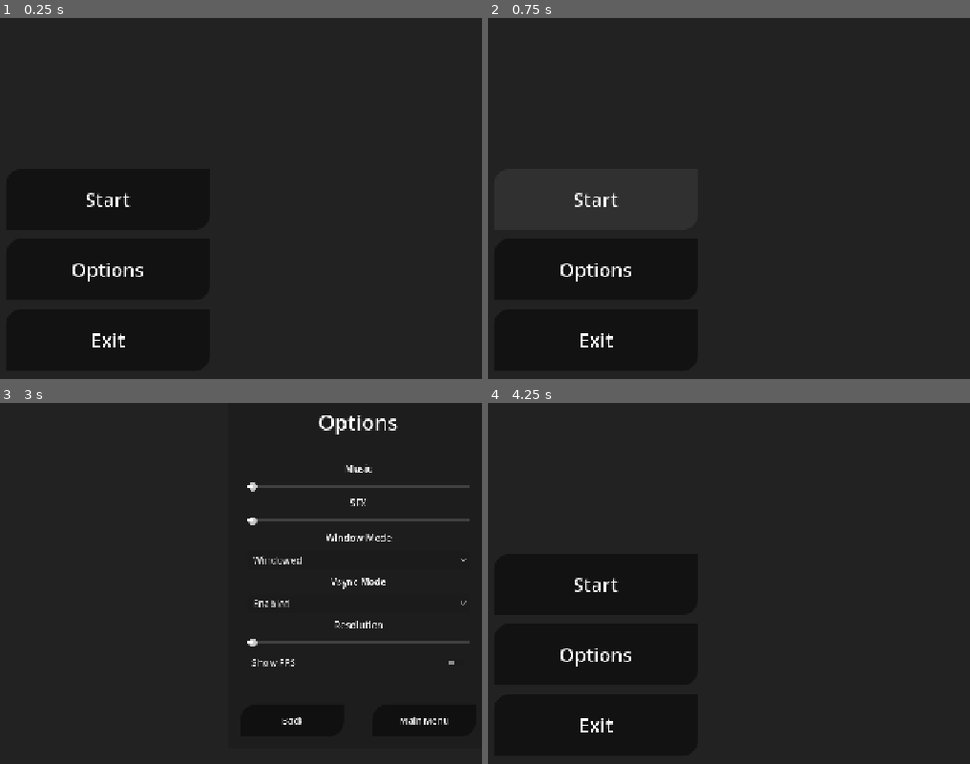
Above: before the commit, frames 1-4 (two rows, left to right).
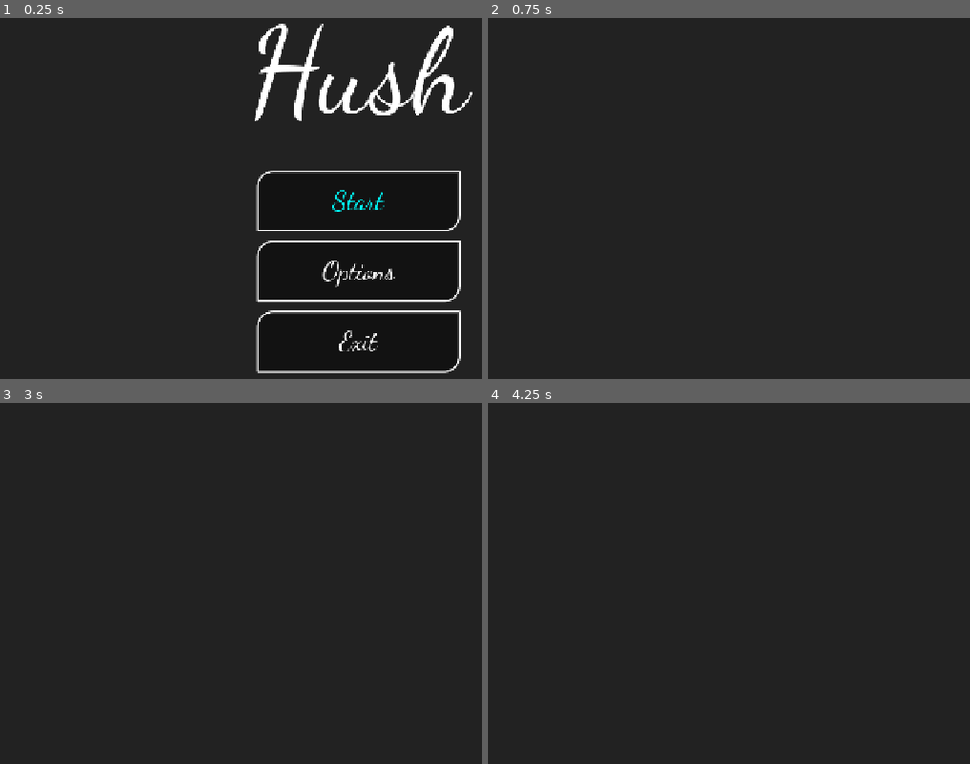
Above: after the commit, the same moments.

Repository: RINADZ-droid/HushRepo
Game: Godot game, scene res://scenes/menus/main_menu.tscn
The game is run twice, just before and just after one commit, with the same random seed, the same clock (stepped at 60 frames per second) and the same inputs.
Inputs (mouse positions are in pixels of both pictures, inside the frame that each line leads up to):
- Up to frame 1 (0.25 s): no input
- Up to frame 2 (0.75 s): click "Start" at 0.5 s
- Up to frame 3 (3 s): click (106, 583) at 1.25 s, where only the run before the commit has a clickable "Start"; click (106, 583) at 2 s, where only the run before the commit has a clickable "Start"; click (106, 655) at 2.75 s, where only the run before the commit has a clickable "Options"
- Up to frame 4 (4.25 s): click (912, 720) at 3.5 s, where only the run before the commit has a clickable "Main Menu"

The runs differ from the first frame. In frame 1, 5.9% of the frame differs, in the area x 15-99%, y 1-99%; in frame 2, 0.5%; in frame 3, 2.4%; in frame 4, 0.5%.

Commit message:
MainMenu

Diff:
--- a/project.godot
+++ b/project.godot
@@ -28,6 +28,10 @@
 window/size/viewport_height=720
 window/stretch/mode="canvas_items"
 
+[gui]
+
+theme/custom_font="uid://wljcvohcp0s3"
+
 [input]
 
 Pause={
@@ -35,6 +39,11 @@
 "events": [Object(InputEventKey,"resource_local_to_scene":false,"resource_name":"","device":-1,"window_id":0,"alt_press …(195 unchanged characters)…
 ]
 }
+Reload={
+"deadzone": 0.2,
+"events": [Object(InputEventKey,"resource_local_to_scene":false,"resource_name":"","device":-1,"window_id":0,"alt_pressed":false,"shift_pressed":true,"ctrl_pressed":false,"meta_pressed":false,"pressed":false,"keycode":0,"physical_keycode":82,"key_label":0,"unicode":82,"location":0,"echo":false,"script":null)
+]
+}
 
 [rendering]
 
--- a/scenes/Globals/info_ui.tscn
+++ b/scenes/Globals/info_ui.tscn
@@ -6,9 +6,9 @@
 script = ExtResource("1_dqjmy")
 
 [node name="Label" type="Label" parent="."]
-offset_left = 25.0
-offset_top = 25.0
-offset_right = 194.0
-offset_bottom = 87.0
+offset_right = 169.0
+offset_bottom = 62.0
+theme_override_colors/font_color = Color(1, 1, 0, 1)
 theme_override_font_sizes/font_size = 25
+horizontal_alignment = 1
 vertical_alignment = 1
--- a/scenes/Globals/options_panel.tscn
+++ b/scenes/Globals/options_panel.tscn
@@ -1,31 +1,56 @@
-[gd_scene load_steps=10 format=3 uid="uid://cksuy4qgkjcad"]
+[gd_scene load_steps=12 format=3 uid="uid://cksuy4qgkjcad"]
 
 [ext_resource type="Script" uid="uid://dajutvj2fechj" path="res://scripts/main_menu/options_panel.gd" id="1_bjbrc"]
 [ext_resource type="Script" uid="uid://d1t416shi3his" path="res://scripts/main_menu/options_panel_button_control.gd" id="2_yx3eo"]
 
+[sub_resource type="StyleBoxFlat" id="StyleBoxFlat_bjbrc"]
+bg_color = Color(0, 0, 0, 0.196078)
+border_width_left = 5
+border_width_top = 5
+border_width_right = 5
+border_width_bottom = 5
+corner_radius_top_left = 25
+corner_radius_bottom_right = 25
+
 [sub_resource type="StyleBoxEmpty" id="StyleBoxEmpty_chqbf"]
 
 [sub_resource type="StyleBoxFlat" id="StyleBoxFlat_46teh"]
 bg_color = Color(0, 0, 0, 0.45098)
-border_color = Color(0, 0, 0, 1)
+border_width_left = 3
+border_width_top = 3
+border_width_right = 3
+border_width_bottom = 3
+border_color = Color(1, 1, 1, 1)
 corner_radius_top_left = 25
 corner_radius_bottom_right = 25
 
 [sub_resource type="StyleBoxFlat" id="StyleBoxFlat_fjd1i"]
 bg_color = Color(0.252028, 0.252028, 0.252028, 0.45098)
-border_color = Color(0, 0, 0, 1)
+border_width_left = 3
+border_width_top = 3
+border_width_right = 3
+border_width_bottom = 3
+border_color = Color(1, 1, 1, 1)
 corner_radius_top_left = 25
 corner_radius_bottom_right = 25
 
 [sub_resource type="StyleBoxFlat" id="StyleBoxFlat_pefgo"]
 bg_color = Color(0.497474, 0.497474, 0.497474, 0.45098)
-border_color = Color(0, 0, 0, 1)
+border_width_left = 3
+border_width_top = 3
+border_width_right = 3
+border_width_bottom = 3
+border_color = Color(1, 1, 1, 1)
 corner_radius_top_left = 25
 corner_radius_bottom_right = 25
 
 [sub_resource type="StyleBoxFlat" id="StyleBoxFlat_373ev"]
 bg_color = Color(0, 0, 0, 0.45098)
-border_color = Color(0, 0, 0, 1)
+border_width_left = 3
+border_width_top = 3
+border_width_right = 3
+border_width_bottom = 3
+border_color = Color(1, 1, 1, 1)
 corner_radius_top_left = 25
 corner_radius_bottom_right = 25
 
@@ -34,11 +59,12 @@
 thickness = 5
 
 [sub_resource type="StyleBoxLine" id="StyleBoxLine_46teh"]
-color = Color(1, 1, 1, 1)
+color = Color(0, 1, 1, 1)
 thickness = 5
 
+[sub_resource type="StyleBoxEmpty" id="StyleBoxEmpty_bjbrc"]
+
 [node name="OptionsPanel" type="Panel"]
-top_level = true
 anchors_preset = 8
 anchor_left = 0.5
 anchor_top = 0.5
@@ -50,6 +76,7 @@
 offset_bottom = 298.0
 grow_horizontal = 2
 grow_vertical = 2
+theme_override_styles/panel = SubResource("StyleBoxFlat_bjbrc")
 script = ExtResource("1_bjbrc")
 
 [node name="Label" type="Label" parent="."]
@@ -62,7 +89,7 @@
 offset_bottom = -224.0
 grow_horizontal = 2
 grow_vertical = 2
-theme_override_font_sizes/font_size = 35
+theme_override_font_sizes/font_size = 45
 text = "Options"
 horizontal_alignment = 1
 vertical_alignment = 1
@@ -86,7 +113,7 @@
 theme_override_colors/font_hover_color = Color(1, 1, 1, 1)
 theme_override_colors/font_color = Color(1, 1, 1, 1)
 theme_override_colors/font_pressed_color = Color(1, 1, 1, 1)
-theme_override_font_sizes/font_size = 15
+theme_override_font_sizes/font_size = 25
 theme_override_styles/focus = SubResource("StyleBoxEmpty_chqbf")
 theme_override_styles/hover_pressed = SubResource("StyleBoxFlat_46teh")
 theme_override_styles/hover = SubResource("StyleBoxFlat_fjd1i")
@@ -112,7 +139,7 @@
 theme_override_colors/font_hover_color = Color(1, 1, 1, 1)
 theme_override_colors/font_color = Color(1, 1, 1, 1)
 theme_override_colors/font_pressed_color = Color(1, 1, 1, 1)
-theme_override_font_sizes/font_size = 15
+theme_override_font_sizes/font_size = 25
 theme_override_styles/focus = SubResource("StyleBoxEmpty_chqbf")
 theme_override_styles/hover_pressed = SubResource("StyleBoxFlat_46teh")
 theme_override_styles/hover = SubResource("StyleBoxFlat_fjd1i")
@@ -137,6 +164,7 @@
 
 [node name="MusicLabel" type="Label" parent="CanvasLayer/OptionsPanelElements"]
 layout_mode = 2
+theme_override_font_sizes/font_size = 25
 text = "Music"
 horizontal_alignment = 1
 vertical_alignment = 1
@@ -151,6 +179,7 @@
 
 [node name="SFXLabel" type="Label" parent="CanvasLayer/OptionsPanelElements"]
 layout_mode = 2
+theme_override_font_sizes/font_size = 25
 text = "SFX"
 horizontal_alignment = 1
 vertical_alignment = 1
@@ -165,12 +194,20 @@
 
 [node name="WindowModeLabel" type="Label" parent="CanvasLayer/OptionsPanelElements"]
 layout_mode = 2
+theme_override_font_sizes/font_size = 25
 text = "Window Mode"
 horizontal_alignment = 1
 vertical_alignment = 1
 
 [node name="WindowModeOptionButton" type="OptionButton" parent="CanvasLayer/OptionsPanelElements"]
 layout_mode = 2
+theme_override_colors/font_disabled_color = Color(0, 1, 1, 1)
+theme_override_colors/font_hover_pressed_color = Color(0, 1, 1, 1)
+theme_override_colors/font_hover_color = Color(0, 1, 1, 1)
+theme_override_colors/font_color = Color(0, 1, 1, 1)
+theme_override_colors/font_focus_color = Color(0, 1, 1, 1)
+theme_override_colors/font_pressed_color = Color(0, 1, 1, 1)
+theme_override_font_sizes/font_size = 25
 selected = 0
 item_count = 4
 popup/item_0/text = "Exclusive Fullscreen"
@@ -184,12 +221,20 @@
 
 [node name="VsyncModeLabel" type="Label" parent="CanvasLayer/OptionsPanelElements"]
 layout_mode = 2
+theme_override_font_sizes/font_size = 25
 text = "Vsync Mode"
 horizontal_alignment = 1
 vertical_alignment = 1
 
 [node name="VsyncModeOptionButton" type="OptionButton" parent="CanvasLayer/OptionsPanelElements"]
 layout_mode = 2
+theme_override_colors/font_disabled_color = Color(0, 1, 1, 1)
+theme_override_colors/font_hover_pressed_color = Color(0, 1, 1, 1)
+theme_override_colors/font_hover_color = Color(0, 1, 1, 1)
+theme_override_colors/font_color = Color(0, 1, 1, 1)
+theme_override_colors/font_focus_color = Color(0, 1, 1, 1)
+theme_override_colors/font_pressed_color = Color(0, 1, 1, 1)
+theme_override_font_sizes/font_size = 25
 selected = 0
 item_count = 4
 popup/item_0/text = "Disabled"
@@ -203,6 +248,7 @@
 
 [node name="ResolutionLabel" type="Label" parent="CanvasLayer/OptionsPanelElements"]
 layout_mode = 2
+theme_override_font_sizes/font_size = 25
 text = "Resolution"
 horizontal_alignment = 1
 vertical_alignment = 1
@@ -212,15 +258,28 @@
 theme_override_styles/slider = SubResource("StyleBoxLine_chqbf")
 theme_override_styles/grabber_area = SubResource("StyleBoxLine_46teh")
 theme_override_styles/grabber_area_highlight = SubResource("StyleBoxLine_46teh")
+min_value = 0.25
 max_value = 1.0
-step = 0.05
+step = 0.25
+value = 0.25
 
 [node name="CheckButton" type="CheckButton" parent="CanvasLayer/OptionsPanelElements"]
 layout_mode = 2
+theme_override_colors/font_disabled_color = Color(0, 1, 1, 1)
+theme_override_colors/font_hover_pressed_color = Color(0, 1, 1, 1)
+theme_override_colors/font_hover_color = Color(0, 1, 1, 1)
+theme_override_colors/font_color = Color(0, 1, 1, 1)
+theme_override_colors/font_focus_color = Color(0, 1, 1, 1)
+theme_override_colors/font_pressed_color = Color(0, 1, 1, 1)
+theme_override_font_sizes/font_size = 25
+theme_override_styles/focus = SubResource("StyleBoxEmpty_bjbrc")
 text = "Show FPS"
 
 [connection signal="pressed" from="CanvasLayer/BackButton" to="OptionsPanelButtonControl" method="_on_back_button_pressed"]
 [connection signal="pressed" from="CanvasLayer/MainMenuButton" to="OptionsPanelButtonControl" method="_on_main_menu_button_pressed"]
+[connection signal="value_changed" from="CanvasLayer/OptionsPanelElements/MusicSlider" to="OptionsPanelButtonControl" method="_on_music_slider_value_changed"]
+[connection signal="value_changed" from="CanvasLayer/OptionsPanelElements/SFXSSlider" to="OptionsPanelButtonControl" method="_on_sfxs_slider_value_changed"]
 [connection signal="item_selected" from="CanvasLayer/OptionsPanelElements/WindowModeOptionButton" to="OptionsPanelButtonControl" method="_on_window_mode_option_button_item_selected"]
 [connection signal="item_selected" from="CanvasLayer/OptionsPanelElements/VsyncModeOptionButton" to="OptionsPanelButtonControl" method="_on_vsync_mode_option_button_item_selected"]
+[connection signal="value_changed" from="CanvasLayer/OptionsPanelElements/ResolutionSlider" to="OptionsPanelButtonControl" method="_on_resolution_slider_value_changed"]
 [connection signal="toggled" from="CanvasLayer/OptionsPanelElements/CheckButton" to="OptionsPanelButtonControl" method="_on_check_button_toggled"]
--- a/scenes/menus/main_menu.tscn
+++ b/scenes/menus/main_menu.tscn
@@ -1,30 +1,47 @@
-[gd_scene load_steps=7 format=3 uid="uid://bhvmy1k5uxxgx"]
+[gd_scene load_steps=8 format=3 uid="uid://bhvmy1k5uxxgx"]
 
 [ext_resource type="Script" uid="uid://b1rrspjxv188i" path="res://scripts/main_menu/main_menu_buttons_control.gd" id="1_xqga4"]
+[ext_resource type="AudioStream" uid="uid://6lxx8hkeit10" path="res://assets/Sounds/Lofi.mp3" id="2_ovrgc"]
 
 [sub_resource type="StyleBoxEmpty" id="StyleBoxEmpty_vn8vg"]
 
 [sub_resource type="StyleBoxFlat" id="StyleBoxFlat_xqga4"]
 bg_color = Color(0, 0, 0, 0.45098)
-border_color = Color(0, 0, 0, 1)
+border_width_left = 3
+border_width_top = 3
+border_width_right = 3
+border_width_bottom = 3
+border_color = Color(1, 1, 1, 1)
 corner_radius_top_left = 25
 corner_radius_bottom_right = 25
 
 [sub_resource type="StyleBoxFlat" id="StyleBoxFlat_ovrgc"]
 bg_color = Color(0.252028, 0.252028, 0.252028, 0.45098)
-border_color = Color(0, 0, 0, 1)
+border_width_left = 3
+border_width_top = 3
+border_width_right = 3
+border_width_bottom = 3
+border_color = Color(1, 1, 1, 1)
 corner_radius_top_left = 25
 corner_radius_bottom_right = 25
 
 [sub_resource type="StyleBoxFlat" id="StyleBoxFlat_2o76q"]
 bg_color = Color(0.497474, 0.497474, 0.497474, 0.45098)
-border_color = Color(0, 0, 0, 1)
+border_width_left = 3
+border_width_top = 3
+border_width_right = 3
+border_width_bottom = 3
+border_color = Color(1, 1, 1, 1)
 corner_radius_top_left = 25
 corner_radius_bottom_right = 25
 
 [sub_resource type="StyleBoxFlat" id="StyleBoxFlat_6bivr"]
 bg_color = Color(0, 0, 0, 0.45098)
-border_color = Color(0, 0, 0, 1)
+border_width_left = 3
+border_width_top = 3
+border_width_right = 3
+border_width_bottom = 3
+border_color = Color(1, 1, 1, 1)
 corner_radius_top_left = 25
 corner_radius_bottom_right = 25
 
@@ -43,10 +60,10 @@
 anchor_top = 0.5
 anchor_right = 0.5
 anchor_bottom = 0.5
-offset_left = -590.0
-offset_top = -28.0
-offset_right = -249.0
-offset_bottom = 310.0
+offset_left = -170.5
+offset_top = -25.0
+offset_right = 170.5
+offset_bottom = 313.0
 grow_horizontal = 2
 grow_vertical = 2
 theme_override_constants/separation = 15
@@ -57,11 +74,13 @@
 [node name="StartButton" type="Button" parent="MainMenuButtons"]
 layout_mode = 2
 size_flags_vertical = 3
-theme_override_colors/font_hover_pressed_color = Color(1, 1, 1, 1)
-theme_override_colors/font_hover_color = Color(1, 1, 1, 1)
-theme_override_colors/font_color = Color(1, 1, 1, 1)
-theme_override_colors/font_pressed_color = Color(1, 1, 1, 1)
-theme_override_font_sizes/font_size = 32
+theme_override_colors/font_disabled_color = Color(0, 1, 1, 1)
+theme_override_colors/font_hover_pressed_color = Color(0, 1, 1, 1)
+theme_override_colors/font_hover_color = Color(0, 1, 1, 1)
+theme_override_colors/font_color = Color(0, 1, 1, 1)
+theme_override_colors/font_focus_color = Color(0, 1, 1, 1)
+theme_override_colors/font_pressed_color = Color(0, 1, 1, 1)
+theme_override_font_sizes/font_size = 45
 theme_override_styles/focus = SubResource("StyleBoxEmpty_vn8vg")
 theme_override_styles/hover_pressed = SubResource("StyleBoxFlat_xqga4")
 theme_override_styles/hover = SubResource("StyleBoxFlat_ovrgc")
@@ -76,7 +95,7 @@
 theme_override_colors/font_hover_color = Color(1, 1, 1, 1)
 theme_override_colors/font_color = Color(1, 1, 1, 1)
 theme_override_colors/font_pressed_color = Color(1, 1, 1, 1)
-theme_override_font_sizes/font_size = 32
+theme_override_font_sizes/font_size = 45
 theme_override_styles/focus = SubResource("StyleBoxEmpty_vn8vg")
 theme_override_styles/hover_pressed = SubResource("StyleBoxFlat_xqga4")
 theme_override_styles/hover = SubResource("StyleBoxFlat_ovrgc")
@@ -91,7 +110,7 @@
 theme_override_colors/font_hover_color = Color(1, 1, 1, 1)
 theme_override_colors/font_color = Color(1, 1, 1, 1)
 theme_override_colors/font_pressed_color = Color(1, 1, 1, 1)
-theme_override_font_sizes/font_size = 32
+theme_override_font_sizes/font_size = 45
 theme_override_styles/focus = SubResource("StyleBoxEmpty_vn8vg")
 theme_override_styles/hover_pressed = SubResource("StyleBoxFlat_xqga4")
 theme_override_styles/hover = SubResource("StyleBoxFlat_ovrgc")
@@ -99,6 +118,26 @@
 theme_override_styles/normal = SubResource("StyleBoxFlat_6bivr")
 text = "Exit"
 
+[node name="MainMenuBackgroundMusic" type="AudioStreamPlayer" parent="."]
+stream = ExtResource("2_ovrgc")
+autoplay = true
+bus = &"Music"
+
+[node name="GameTitle" type="Label" parent="."]
+layout_mode = 1
+anchors_preset = 5
+anchor_left = 0.5
+anchor_right = 0.5
+offset_left = -185.5
+offset_top = 50.0
+offset_right = 185.5
+offset_bottom = 290.0
+grow_horizontal = 2
+theme_override_font_sizes/font_size = 200
+text = "Hush"
+horizontal_alignment = 1
+vertical_alignment = 1
+
 [connection signal="pressed" from="MainMenuButtons/StartButton" to="MainMenuButtons/MainMenuButtonsControl" method="_on_start_button_pressed"]
 [connection signal="pressed" from="MainMenuButtons/OptionsButton" to="MainMenuButtons/MainMenuButtonsControl" method="_on_options_button_pressed"]
 [connection signal="pressed" from="MainMenuButtons/ExitButton" to="MainMenuButtons/MainMenuButtonsControl" method="_on_exit_button_pressed"]
--- a/scripts/Globals/game_manager.gd
+++ b/scripts/Globals/game_manager.gd
@@ -1,10 +1,18 @@
 extends Node
 
-var show_options_panel
-var show_fps
+var show_options_panel:bool
+var show_fps:bool
+var resolution:int
+var can_edit_resolution:bool
+
+func _ready() -> void:
+	process_mode = Node.PROCESS_MODE_ALWAYS
 
 @warning_ignore("unused_parameter")
 func _input(event: InputEvent) -> void:
+	if Input.is_action_just_pressed("Reload"):
+		get_tree().reload_current_scene()
+
 	if Input.is_action_just_pressed("Pause") && !show_options_panel:
 		show_options_panel = true
 	elif Input.is_action_just_pressed("Pause") && show_options_panel:
--- a/scripts/main_menu/info_ui.gd
+++ b/scripts/main_menu/info_ui.gd
@@ -1,11 +1,12 @@
 extends CanvasLayer
 
 func _ready() -> void:
-	pass # Replace with function body.
+	process_mode = Node.PROCESS_MODE_ALWAYS
 
 @warning_ignore("unused_parameter")
 func _process(delta: float) -> void:
 	if GameManager.show_fps:
-		$Label.text ="FPS: " + str(Engine.get_frames_per_second())
+		$Label.visible = true
+		$Label.text ="FPS: " + str(snapped(Engine.get_frames_per_second(),1))
 	else :
-		$Label.text = ""
+		$Label.visible = false
--- a/scripts/main_menu/main_menu_buttons_control.gd
+++ b/scripts/main_menu/main_menu_buttons_control.gd
@@ -1,14 +1,20 @@
 extends Node
+
+func _ready() -> void:
+	process_mode = Node.PROCESS_MODE_ALWAYS
+	GameManager.can_edit_resolution = true
 
 @warning_ignore("unused_parameter")
 func _process(delta: float) -> void:
 	if GameManager.show_options_panel:
 		$"..".visible = false
+		$"../../GameTitle".visible = false
 	else :
 		$"..".visible = true
+		$"../../GameTitle".visible = true
 
 func _on_start_button_pressed() -> void:
-	pass # Replace with function body.
+	get_tree().change_scene_to_file("res://test.tscn")
 
 
 func _on_options_button_pressed() -> void:
--- a/scripts/main_menu/options_panel.gd
+++ b/scripts/main_menu/options_panel.gd
@@ -1,10 +1,15 @@
 extends Panel
+
+func _ready() -> void:
+	process_mode = Node.PROCESS_MODE_ALWAYS
 
 @warning_ignore("unused_parameter")
 func _process(delta: float) -> void:
 	if GameManager.show_options_panel:
+		get_tree().paused = true
 		self.visible = true
 		$CanvasLayer.visible = true
 	else :
+		get_tree().paused = false
 		self.visible = false
 		$CanvasLayer.visible = false
--- a/scripts/main_menu/options_panel_button_control.gd
+++ b/scripts/main_menu/options_panel_button_control.gd
@@ -3,6 +3,17 @@
 func _ready() -> void:
 	$"../CanvasLayer/OptionsPanelElements/WindowModeOptionButton".select(2)
 	$"../CanvasLayer/OptionsPanelElements/VsyncModeOptionButton".select(1)
+	$"../CanvasLayer/OptionsPanelElements/MusicSlider".value = 0.5
+	$"../CanvasLayer/OptionsPanelElements/SFXSSlider".value = 0.5
+	$"../CanvasLayer/OptionsPanelElements/ResolutionSlider".value = 1
+
+@warning_ignore("unused_parameter")
+func _process(delta: float) -> void:
+	if GameManager.can_edit_resolution:
+		$"../CanvasLayer/OptionsPanelElements/ResolutionSlider".editable = true
+	else :
+		$"../CanvasLayer/OptionsPanelElements/ResolutionSlider".editable = false
+
 func _on_back_button_pressed() -> void:
 	GameManager.show_options_panel = false
 
@@ -37,3 +48,23 @@
 			DisplayServer.window_set_vsync_mode(DisplayServer.VSYNC_ADAPTIVE)
 		3:
 			DisplayServer.window_set_vsync_mode(DisplayServer.VSYNC_MAILBOX)
+
+func _on_music_slider_value_changed(value: float) -> void:
+	var db = linear_to_db(value)
+	AudioServer.set_bus_volume_db(AudioServer.get_bus_index("Music"), db)
+
+func _on_sfxs_slider_value_changed(value: float) -> void:
+	var db = linear_to_db(value)
+	AudioServer.set_bus_volume_db(AudioServer.get_bus_index("SFX"), db)
+
+func _on_resolution_slider_value_changed(value: float) -> void:
+	if value > 0.75:
+		GameManager.resolution = 0
+	else :
+		match value:
+			0.25:
+				GameManager.resolution = 4
+			0.5:
+				GameManager.resolution = 3
+			0.75:
+				GameManager.resolution = 2
--- /dev/null
+++ b/test.gd
@@ -0,0 +1,6 @@
+extends Node2D
+
+
+# Called when the node enters the scene tree for the first time.
+func _ready() -> void:
+	GameManager.can_edit_resolution = false
--- /dev/null
+++ b/test.tscn
@@ -0,0 +1,6 @@
+[gd_scene load_steps=2 format=3 uid="uid://ckpf4y5lcxmfh"]
+
+[ext_resource type="Script" uid="uid://bap3dqxlawpn7" path="res://test.gd" id="1_37kl0"]
+
+[node name="test" type="Node2D"]
+script = ExtResource("1_37kl0")
Binary file added: assets/Fonts/DancingScript-Regular.ttf
Not shown, added: assets/Fonts/DancingScript-Regular.ttf.import
Binary file added: assets/Fonts/Galber-Stamp.otf
Not shown, added: assets/Fonts/Galber-Stamp.otf.import
Not shown, added: assets/Sounds/Lofi.mp3.import
Not shown, added: test.gd.uid
Not shown, added: assets/Sounds/Lofi.mp3
